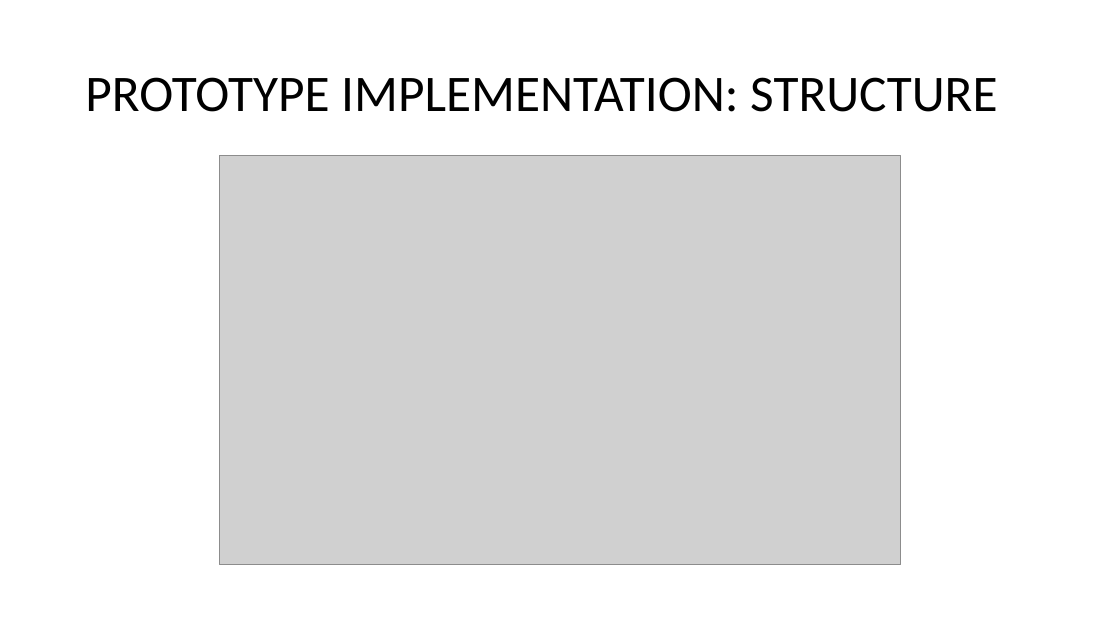
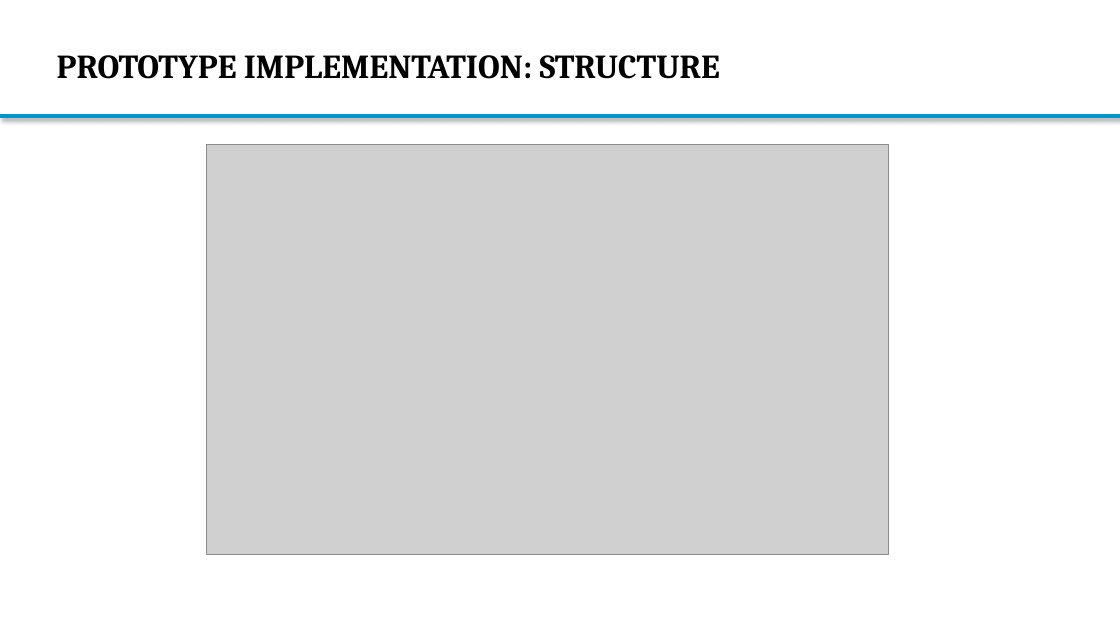
Before and after one commit to Bimi1804/BiT-ReNU, a slide deck: slide 18 of MasterThesis_Presentation2_MarkusBimassl.pptx (slide 15 before the commit). Drawn at 1120x630 pixels with LibreOffice and Linux fonts; fonts in the diff are those of the drawing; grey boxes stand for pictures; background and template pictures are left out. Boxes give left, top, right and bottom in pixels: in the first picture for what was removed or moved away, otherwise in the second. Text is boxed around its words. In the diff, an @@ line names an element or a change of style, - is before the commit and + after.

```diff
--- a/MasterThesis_Presentation2_MarkusBimassl.pptx
+++ b/MasterThesis_Presentation2_MarkusBimassl.pptx
@@ title "PROTOTYPE IMPLEMENTATION: STRUCTURE": place and size @@
-title "PROTOTYPE IMPLEMENTATION: STRUCTURE" at (85,77,997,112)
+title "PROTOTYPE IMPLEMENTATION: STRUCTURE" at (57,55,720,79)
@@ title "PROTOTYPE IMPLEMENTATION: STRUCTURE" at (57,55,720,79): size 44 to 28.8 pt, font Calibri to Cambria, bold on; line spacing 0.9 to 1 @@
@@ rectangle added at (0,115,1120,118), fill #0C94B7, outline #0096D3 1 pt @@
@@ picture: place and size @@
-picture at (219,155,902,565)
+picture at (207,145,889,555)
```
Also in this commit, not shown: 42 other slides changed, 5 slides added.
